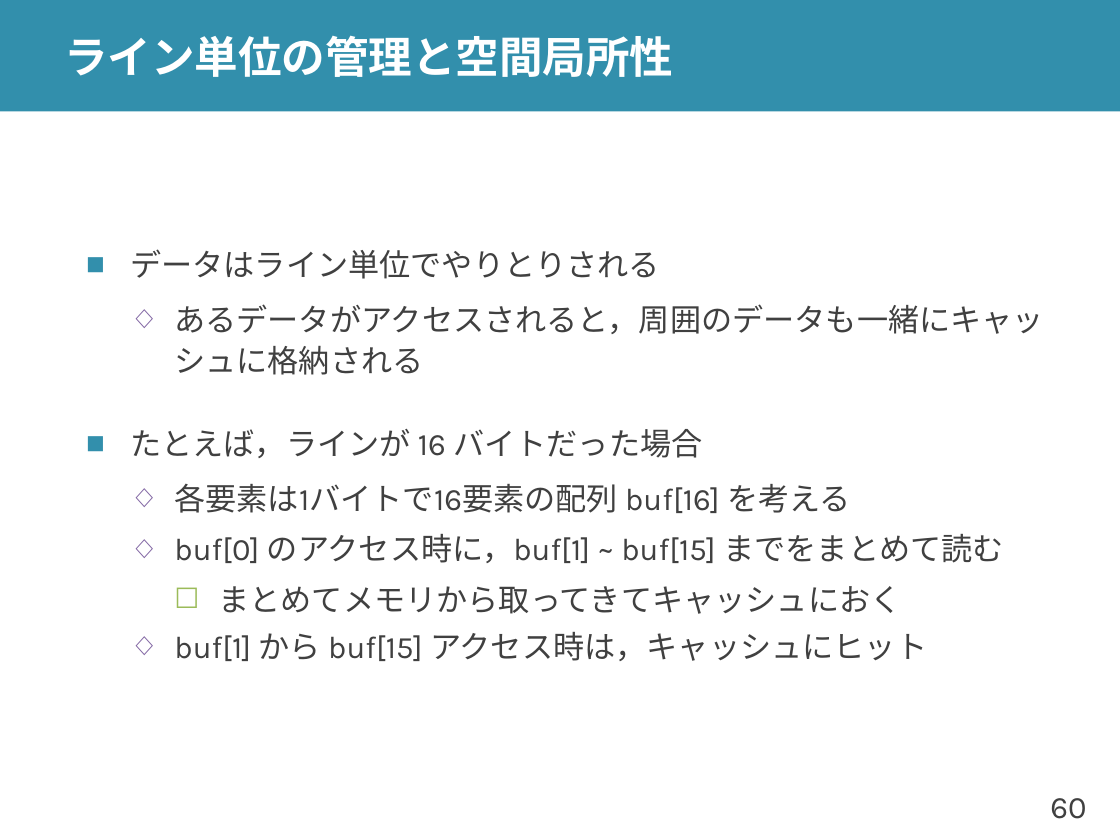
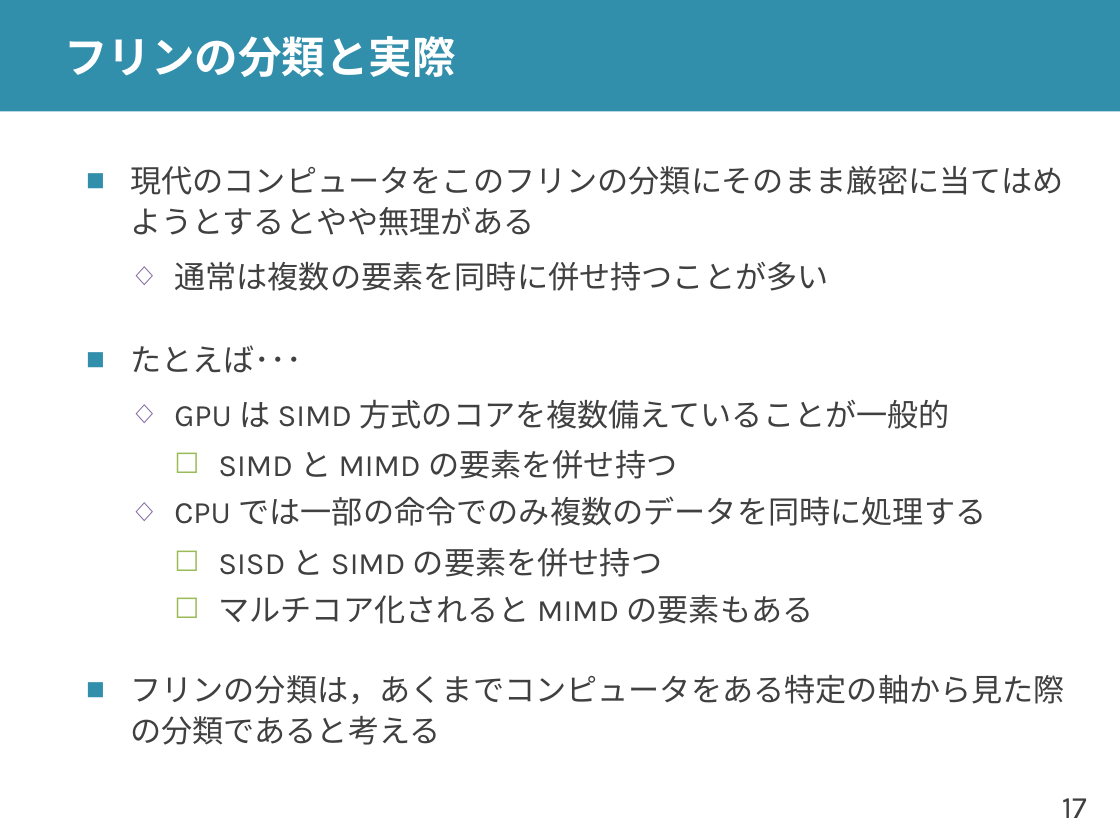
Before and after one commit to shioyadan/advanced-computer-organization, a slide deck: slide 17 of aco-shioya-12.pptx (slide 60 before the commit). Drawn at 1120x840 pixels with LibreOffice and Linux fonts; fonts in the diff are those of the drawing. Boxes give left, top, right and bottom in pixels: in the first picture for what was removed or moved away, otherwise in the second. Text is boxed around its words. In the diff, an @@ line names an element or a change of style, - is before the commit and + after.

Commit message:
回数の順序などを変更

```diff
--- a/aco-shioya-12.pptx
+++ b/aco-shioya-12.pptx
@@ title at (64,36,455,77): text changed @@
-ライン単位の管理と空間局所性
+フリンの分類と実際
@@ text at (130,166,1065,745): text changed @@
-■ データはライン単位でやりとりされる
-  ◇ あるデータがアクセスされると，周囲のデータも一緒にキャッシュに格納される
-■ たとえば，ラインが 16 バイトだった場合
-  ◇ 各要素は1バイトで16要素の配列 buf[16] を考える
-  ◇ buf[0] のアクセス時に，buf[1] ~ buf[15] までをまとめて読む
-    ☐ まとめてメモリから取ってきてキャッシュにおく
-  ◇ buf[1] から buf[15] アクセス時は，キャッシュにヒット
+■ 現代のコンピュータをこのフリンの分類にそのまま厳密に当てはめようとするとやや無理がある
+  ◇ 通常は複数の要素を同時に併せ持つことが多い
+■ たとえば･･･
+  ◇ GPU は SIMD 方式のコアを複数備えていることが一般的
+    ☐ SIMD と MIMD の要素を併せ持つ
+  ◇ CPU では一部の命令でのみ複数のデータを同時に処理する
+    ☐ SISD と SIMD の要素を併せ持つ
+    ☐ マルチコア化されると MIMD の要素もある
+■ フリンの分類は，あくまでコンピュータをある特定の軸から見た際の分類であると考える
@@ page number at (1062,798,1087,818): text changed @@
-60
+17
```
Also in this commit, not shown: 26 other slides changed, 43 slides added, 74 slides removed, 8 other files.
